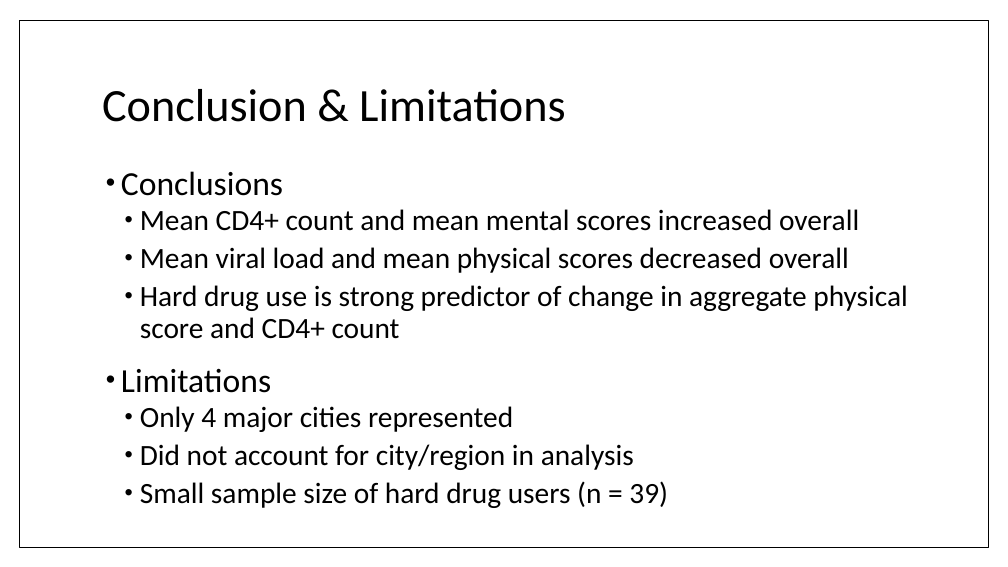
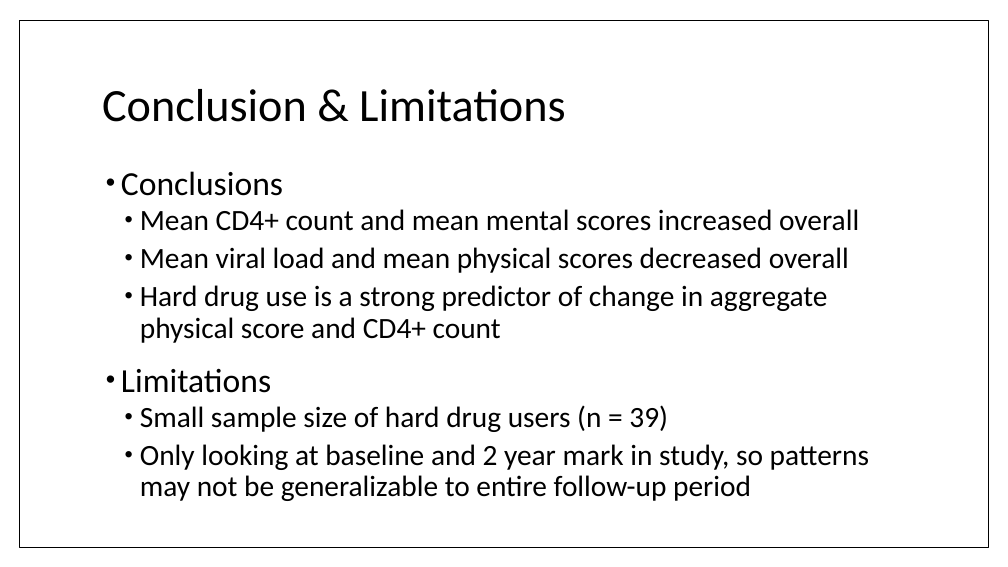
Before and after one commit to johnsra3/bios6623-johnsra3, a slide deck: slide 7 of Project1/Reports/Project 1 Final Presentation.pptx. Drawn at 1008x567 pixels with LibreOffice and Linux fonts; fonts in the diff are those of the drawing. Boxes give left, top, right and bottom in pixels: in the first picture for what was removed or moved away, otherwise in the second. Text is boxed around its words. In the diff, an @@ line names an element or a change of style, - is before the commit and + after.

```diff
--- a/Project1/Reports/Project 1 Final Presentation.pptx
+++ b/Project1/Reports/Project 1 Final Presentation.pptx
@@ text at <box>140,285,828,343</box>: text changed @@
-  • Hard drug use is strong predictor of change in aggregate physical score and CD4+ count
+  • Hard drug use is a strong predictor of change in aggregate physical score and CD4+ count
@@ text at <box>140,406,634,470</box>: paragraphs removed @@
-  • Only 4 major cities represented
-  • Did not account for city/region in analysis
@@ text at <box>140,444,869,501</box>: paragraph added @@
+  • Only looking at baseline and 2 year mark in study, so patterns may not be generalizable to entire follow-up period
```
Also in this commit, not shown: 5 other slides changed, 1 other file.
